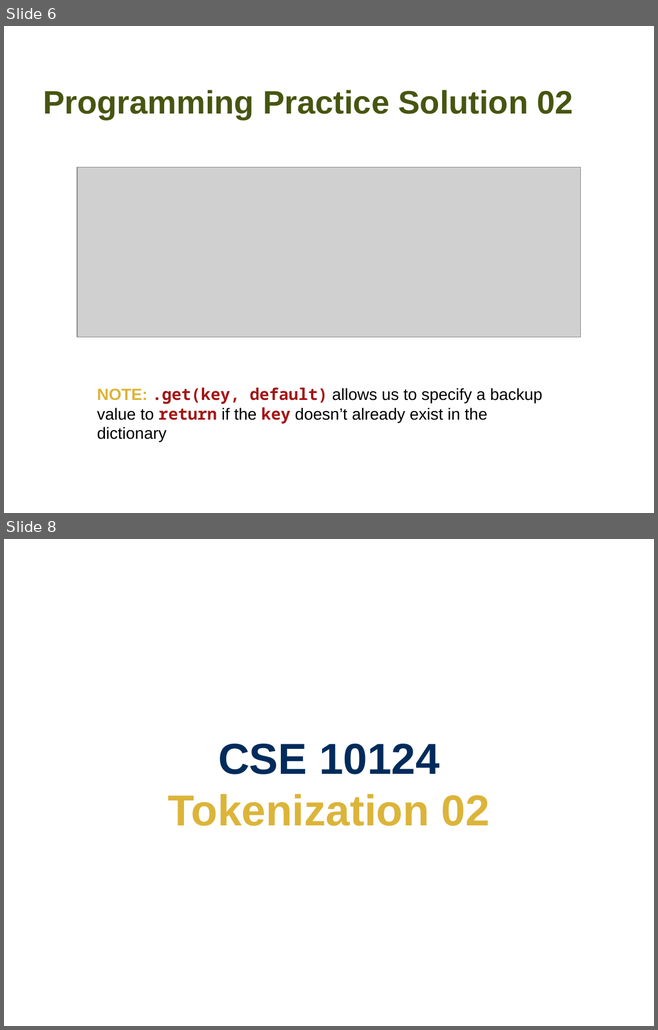
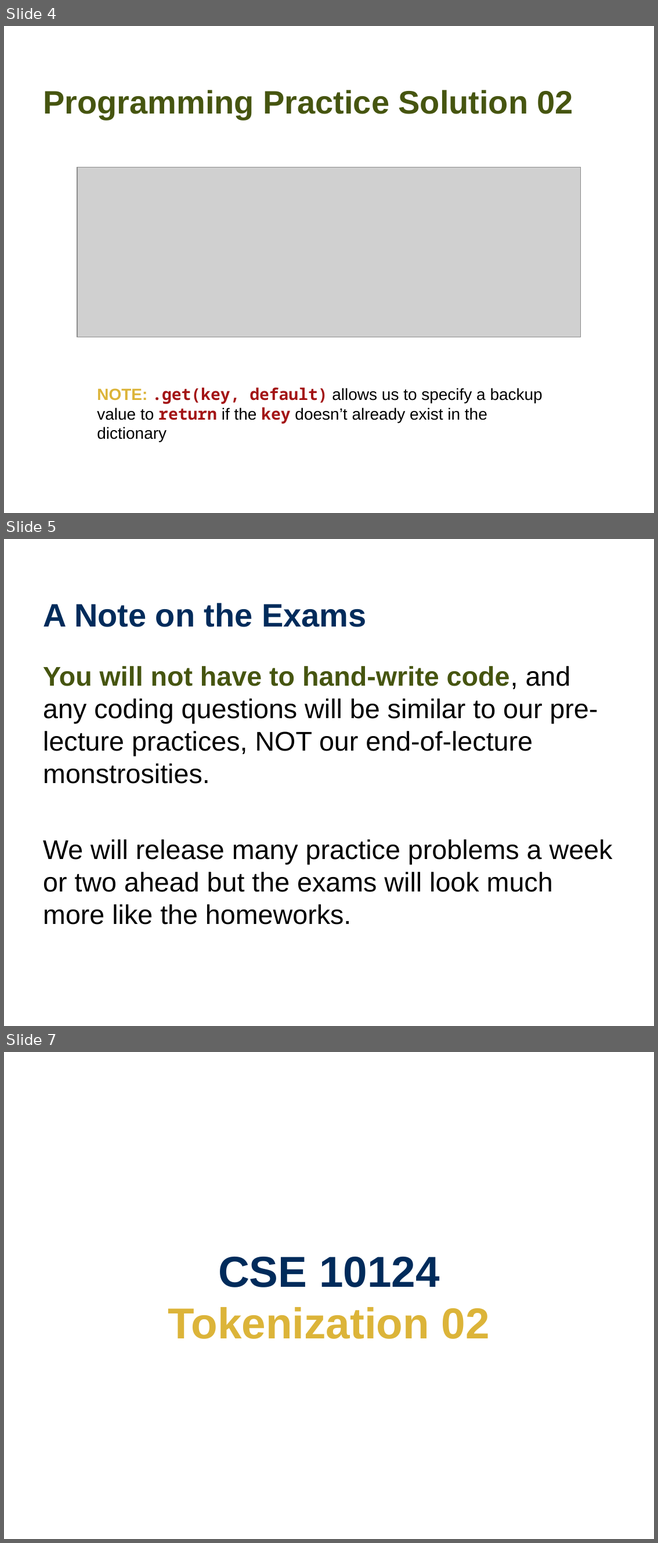
Before and after one commit to wtheisen/nd-cse-10124-lectures, a slide deck: Blank/Lecture_04_ Tokenization.pptx. Shown one above the other, each under a label of ours: slides 6 and 8 before the commit, slides 4, 5 and 7 after it; the slides between them are not shown. The pictures are 658x1030 and 658x1543 pixels, drawn with LibreOffice and Linux fonts; fonts in the diff are those of the drawing; grey boxes stand for pictures. Boxes give left, top, right and bottom in pixels: in the first picture for what was removed or moved away, otherwise in the second. Text is boxed around its words. In the diff, an @@ line names an element or a change of style, - is before the commit and + after.

```diff
--- a/Blank/Lecture_04_ Tokenization.pptx
+++ b/Blank/Lecture_04_ Tokenization.pptx
@@ slide 5 added at (x1=4, y1=539, x2=654, y2=1026), background #FFFFFF @@
@@ title added at (x1=43, y1=603, x2=366, y2=627), 36 pt, text #002B5B, bold @@
+A Note on the Exams
@@ text added at (x1=43, y1=666, x2=612, y2=925), 30 pt, text #000000 @@
+You will not have to hand-write code, and any coding questions will be similar to our pre-lecture practices, NOT our end-of-lecture monstrosities.
+We will release many practice problems a week or two ahead but the exams will look much more like the homeworks.
@@ what was slide 6 is now slide 4 @@
@@ what was slide 8 is now slide 7 @@
```
Also in this commit, not shown: 3 slides changed, 3 other slides added, 4 slides removed, 3 other files.
